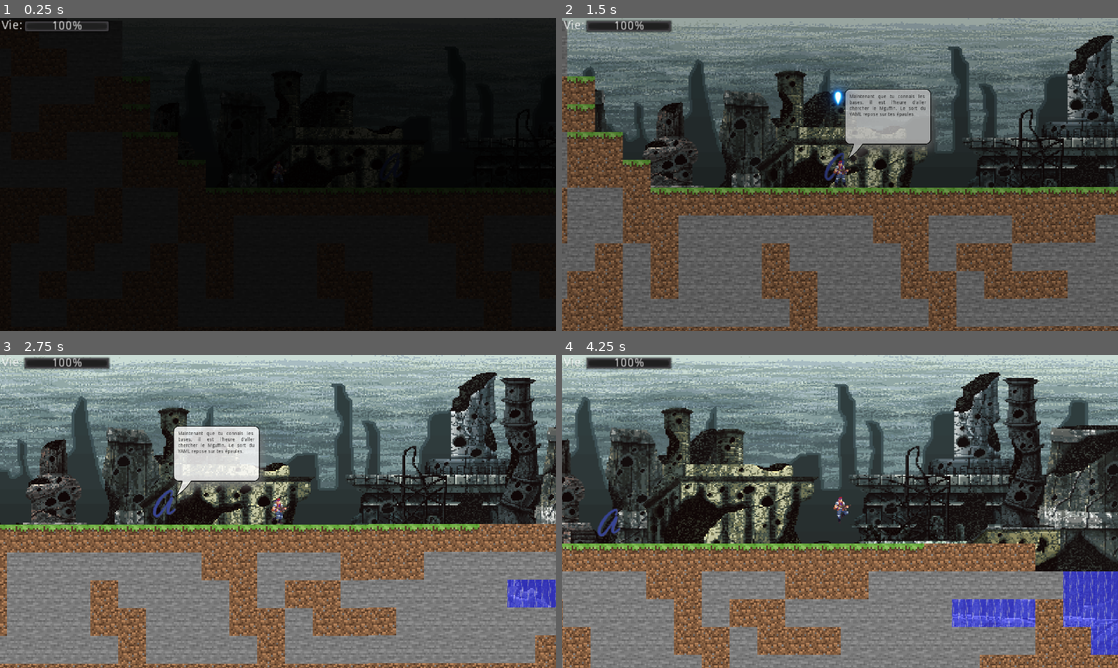
Above: before the commit, frames 1-4 (two rows, left to right).
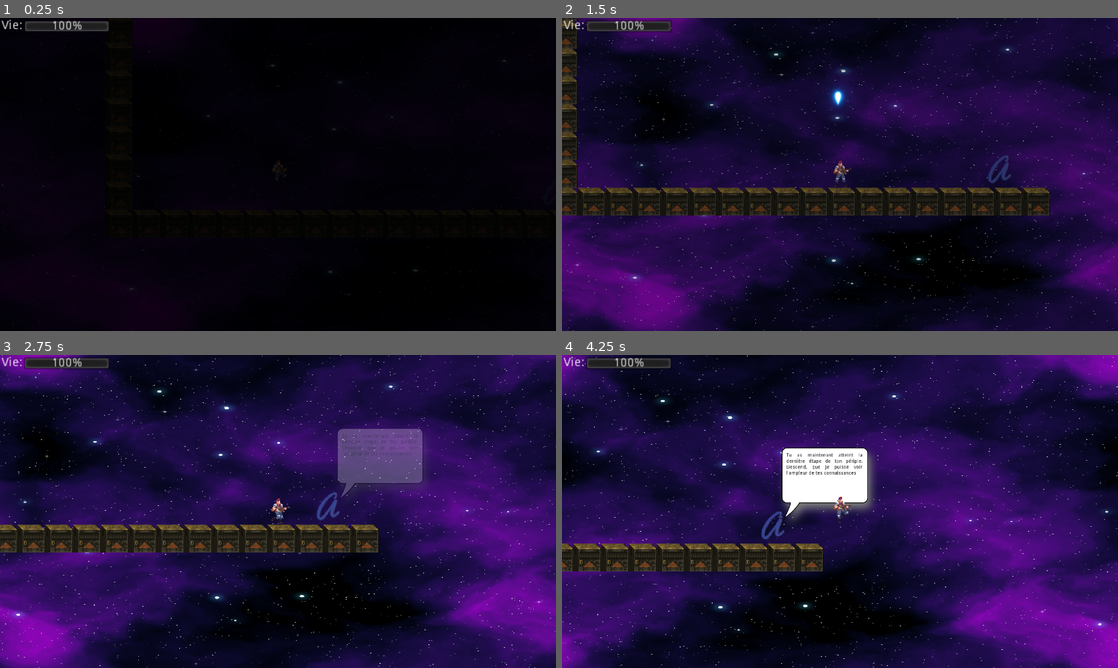
Above: after the commit, the same moments.

Repository: RedYou1/GoBros
Game: Godot game, scene res://Scenes/BossLevel.tscn
Two runs of this game, one before a commit and one after it. Both use one fixed random seed, a clock stepped at 60 frames per second and the inputs below. Before the commit the project starts from res://Scenes/Level1.tscn. Sound files missing from this copy of the repository are replaced by a short silence.
Inputs:
- Up to frame 1 (0.25 s): no input
- Up to frame 2 (1.5 s): hold D (DROIT) 0.53-1.28 s; hold W (HAUT) from 0.53 s (still down); tap Space (SAUT) at 0.77 s; tap P (TIRER) at 1.35 s
- Up to frame 3 (2.75 s): tap Space (SAUT) at 1.52 s; release W (HAUT) at 2.03 s; hold A (GAUCHE) from 2.03 s (still down); hold D (DROIT) from 2.03 s (still down)
- Up to frame 4 (4.25 s): release A (GAUCHE) at 2.78 s; release D (DROIT) at 2.78 s; hold W (HAUT) from 2.78 s (still down); tap P (TIRER) at 2.85 s; tap Space (SAUT) at 3.02, 3.77 s; hold D (DROIT) from 3.53 s (still down)

The runs differ from the first frame. In frame 1, 2.2% of the frame differs, in the area x 12-100%, y 0-87%; in frame 2, 97%; in frame 3, 99%, in the area x 0-100%, y 0-100%; in frame 4, 98%.

Commit message:
Ajustements de son pour apical

Diff:
--- a/Scenes/Apical.tscn
+++ b/Scenes/Apical.tscn
@@ -94,6 +94,8 @@
 
 [node name="SonTir" parent="." index="12"]
 stream = ExtResource( 5 )
+volume_db = 0.0
+pitch_scale = 2.0
 
 [node name="SonHit" parent="." index="13"]
 volume_db = -10.0
--- a/project.godot
+++ b/project.godot
@@ -11,7 +11,7 @@
 [application]
 
 config/name="Go Bros"
-run/main_scene="res://Scenes/Level1.tscn"
+run/main_scene="res://Scenes/BossLevel.tscn"
 boot_splash/image="res://loading_screen.PNG"
 config/icon="res://icon.png"
 
